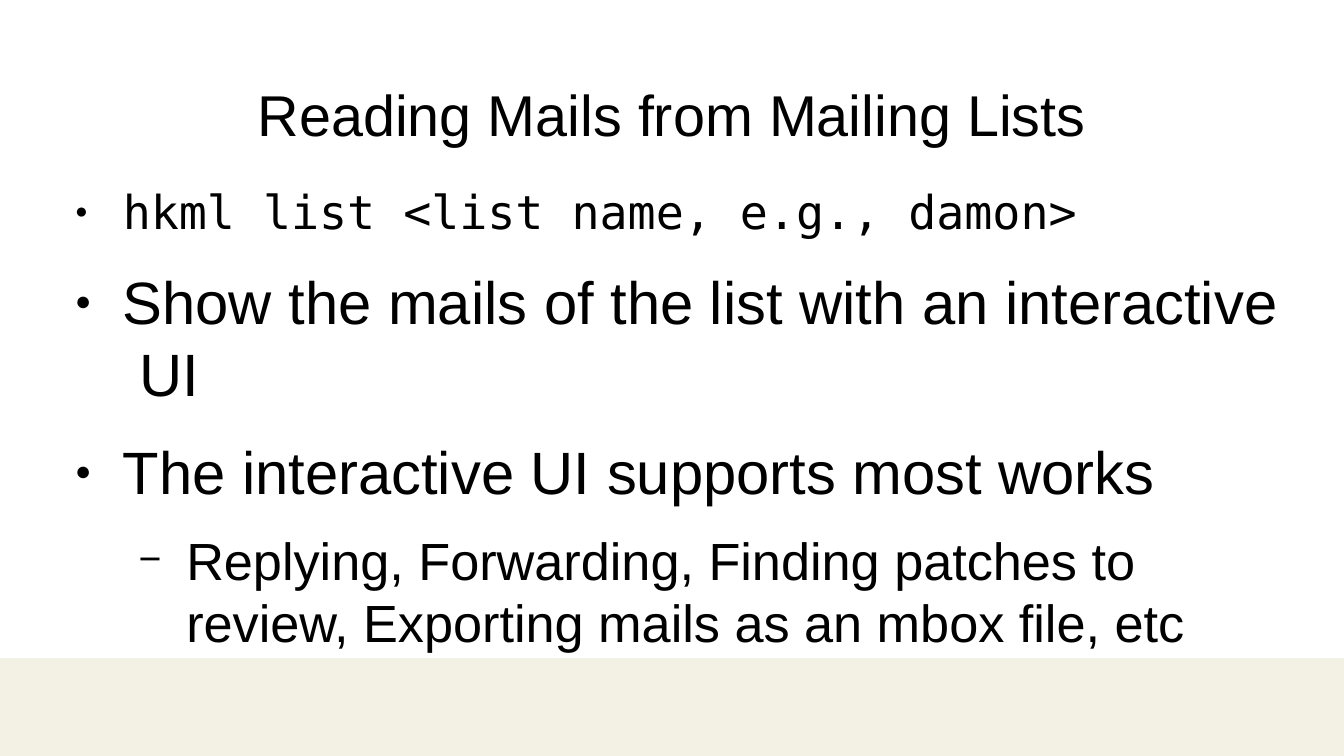
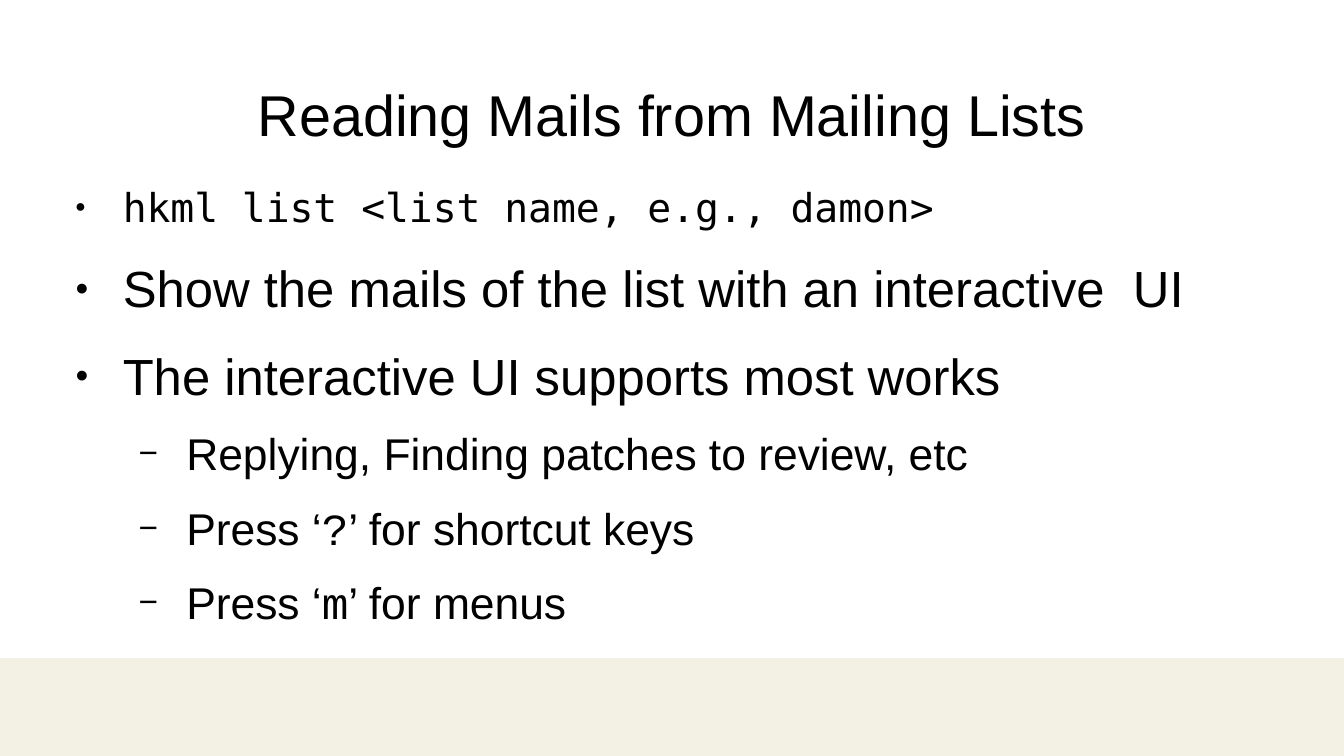
Before and after one commit to damonitor/talks, a slide deck: slide 17 of 2025/ossjp/hkml_ossjp25.odp (slide 16 before the commit). Drawn at 1344x756 pixels with LibreOffice and Linux fonts; fonts in the diff are those of the drawing; background and template pictures are left out. Boxes give left, top, right and bottom in pixels: in the first picture for what was removed or moved away, otherwise in the second. Text is boxed around its words. In the diff, an @@ line names an element or a change of style, - is before the commit and + after.

```diff
--- a/2025/ossjp/hkml_ossjp25.odp
+++ b/2025/ossjp/hkml_ossjp25.odp
@@ text at <box>123,191,1184,405</box>: size 25 to 21.2 pt in "hkml list <list name, e.g., damon>"; size 32 to 27.2 pt in "Show the mails of the list with ...", "The interactive UI supports most works" @@
@@ text at <box>186,437,968,620</box>: text changed; size 28 to 23.8 pt @@
-  − Replying, Forwarding, Finding patches to review, Exporting mails as an mbox file, etc
+  − Replying, Finding patches to review, etc
+  − Press ‘?’ for shortcut keys
+  − Press ‘m’ for menus
```
Also in this commit, not shown: 18 other slides changed, 3 slides added, 4 slides removed, 1 other file.
